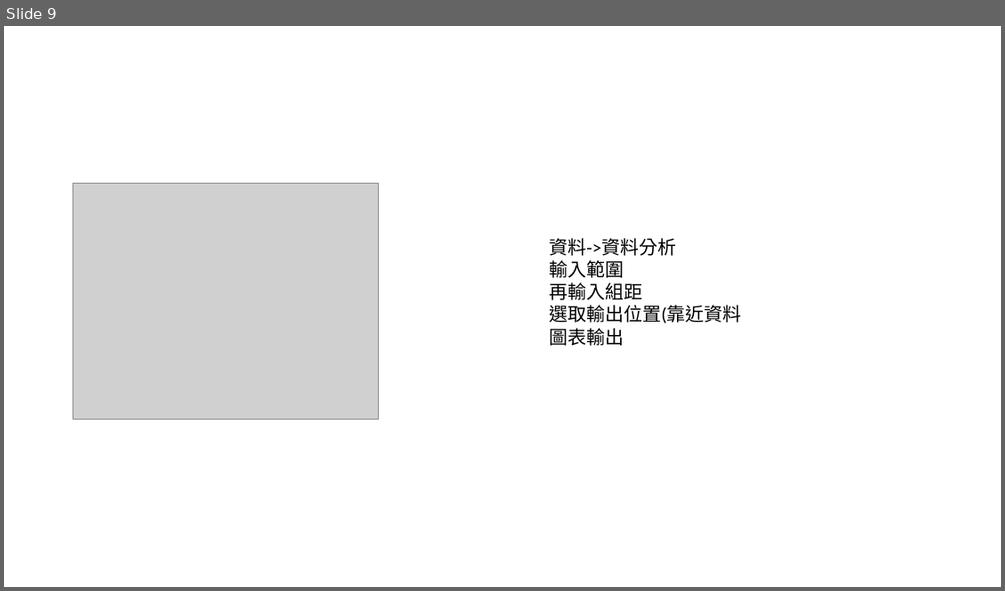
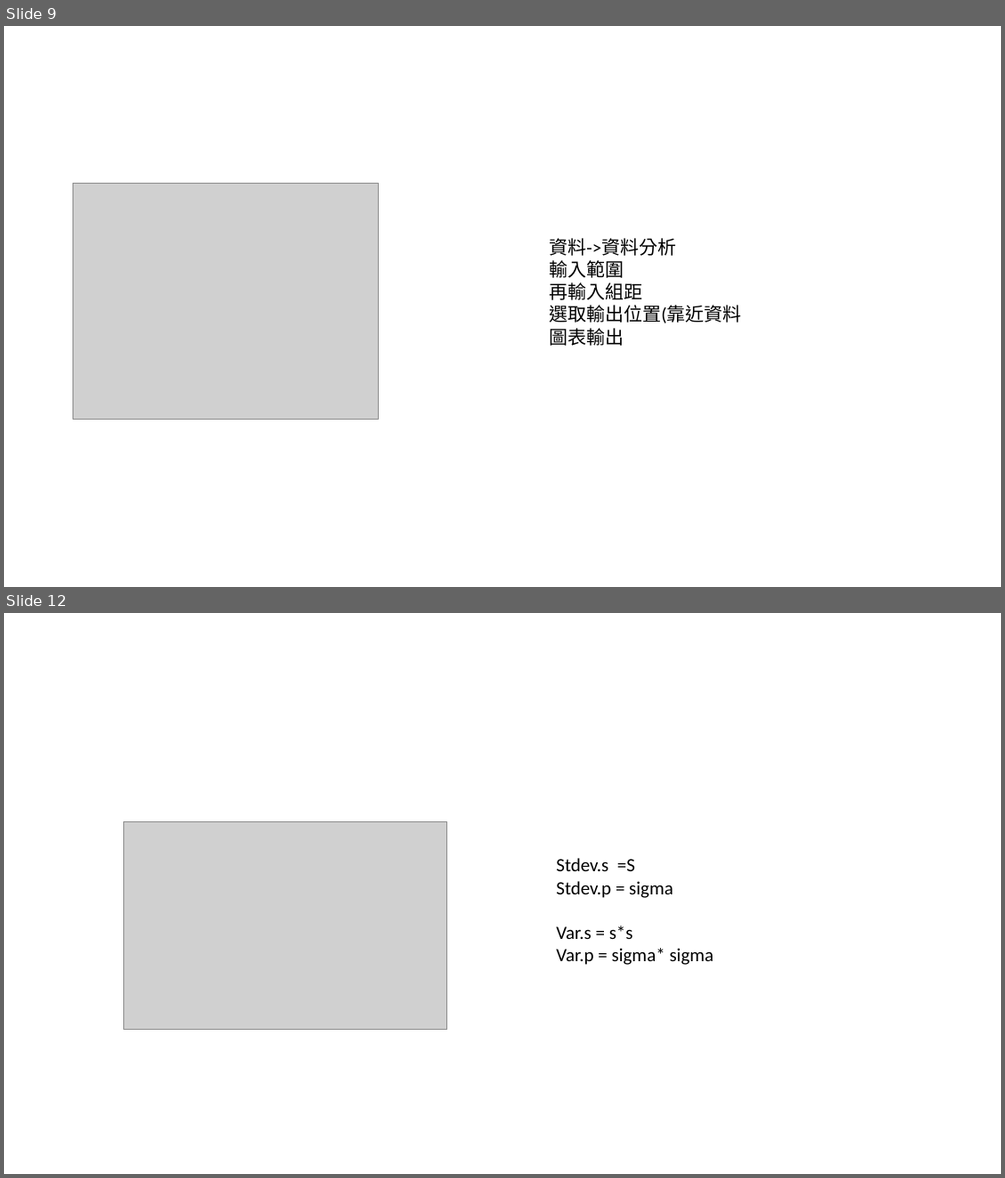
Before and after one commit to Sheng-wayne/Static-1, a slide deck: EXCEL0929.pptx. Shown one above the other, each under a label of ours: slide 9 before the commit, slides 9 and 12 after it; the slides between them are not shown. The pictures are 1005x591 and 1005x1178 pixels, drawn with LibreOffice and Linux fonts; fonts in the diff are those of the drawing; grey boxes stand for pictures. Boxes give left, top, right and bottom in pixels: in the first picture for what was removed or moved away, otherwise in the second. Text is boxed around its words. In the diff, an @@ line names an element or a change of style, - is before the commit and + after.

Commit message:
1013

```diff
--- a/EXCEL0929.pptx
+++ b/EXCEL0929.pptx
@@ slide 12 added at (4, 613, 1001, 1174), background #FFFFFF @@
@@ picture added at (123, 821, 446, 1029) @@
@@ text added at (556, 858, 714, 965), 18 pt, text #000000 @@
+Stdev.s =S
+Stdev.p = sigma
+Var.s = s*s
+Var.p = sigma* sigma
```
Also in this commit, not shown: 3 other slides added, 1 slide removed.
